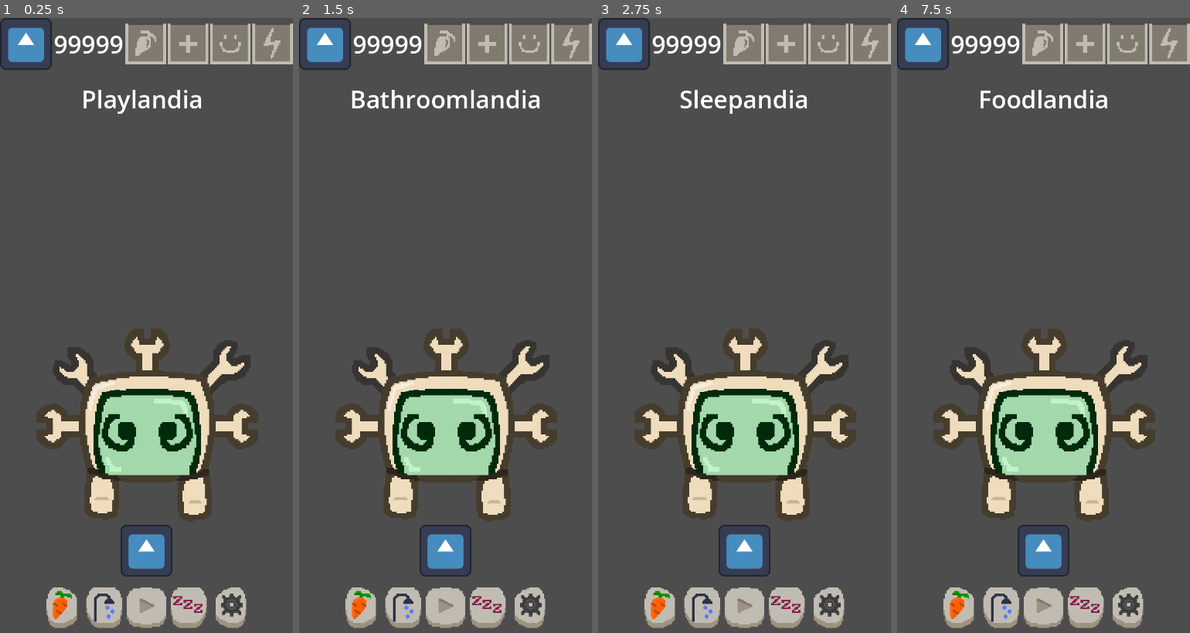
Above: before the commit, frames 1-4 (left to right).
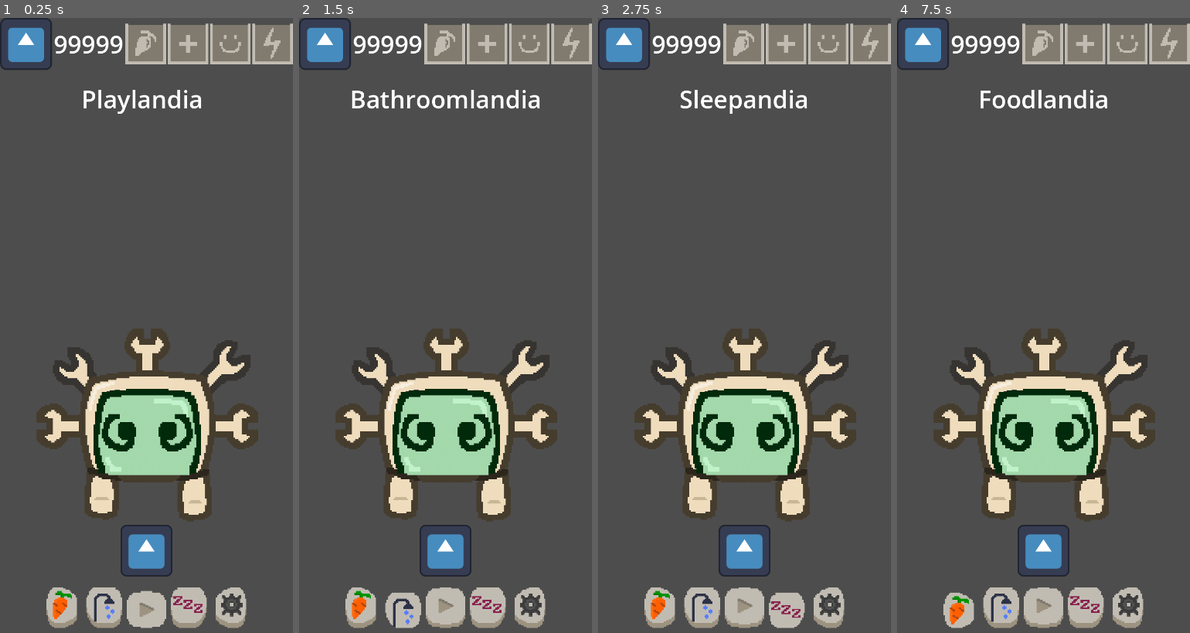
Above: after the commit, the same moments.

Repository: daniel-macias/mrduelm
Game: Godot game, scene res://Scenes/main.tscn
Same seed, same stepped clock (60 frames per second), same inputs: the game is played once before the commit and once after it. The engine's default icon, where the game draws it, is replaced by a stand-in: a white triangle on a blue panel in a dark square.
Inputs (mouse positions are in pixels of both pictures, inside the frame that each line leads up to):
- Up to frame 1 (0.25 s): no input
- Up to frame 2 (1.5 s): click (360, 608) at 0.5 s; click (404, 608) at 1.25 s
- Up to frame 3 (2.75 s): click (785, 608) at 2 s
- Up to frame 4 (7.5 s): click (1128, 608) at 2.75 s; click (1043, 608) at 3.5 s; click (1043, 608) at 4.27 s; click (1043, 553) at 5 s; click (923, 42) at 5.75 s; click (1043, 553) at 6.5 s; click (958, 608) at 7.25 s

The runs differ from the first frame. In frame 1, 0.3% of the frame differs, in the area x 43-57%, y 92-100%; in frame 2, 0.3%, in the area x 29-42%, y 92-100%; in frame 3, 0.3%; in frame 4, 0.3%.

Commit message:
added pressed buttons correctly when changing between rooms

Diff:
--- a/Scenes/main.tscn
+++ b/Scenes/main.tscn
@@ -261,6 +261,7 @@
 layout_mode = 2
 texture_normal = ExtResource("2_t4d30")
 texture_pressed = ExtResource("4_2i2le")
+texture_disabled = ExtResource("4_2i2le")
 stretch_mode = 5
 
 [node name="ShowerBtn" type="TextureButton" parent="CanvasLayer/HBoxContainer"]
@@ -268,6 +269,7 @@
 layout_mode = 2
 texture_normal = ExtResource("3_vlkju")
 texture_pressed = ExtResource("6_0v3sx")
+texture_disabled = ExtResource("6_0v3sx")
 stretch_mode = 5
 
 [node name="PlayBtn" type="TextureButton" parent="CanvasLayer/HBoxContainer"]
@@ -275,6 +277,7 @@
 layout_mode = 2
 texture_normal = ExtResource("4_iuqi7")
 texture_pressed = ExtResource("8_sxbtx")
+texture_disabled = ExtResource("8_sxbtx")
 stretch_mode = 5
 
 [node name="SleepBtn" type="TextureButton" parent="CanvasLayer/HBoxContainer"]
@@ -282,6 +285,7 @@
 layout_mode = 2
 texture_normal = ExtResource("5_kml8w")
 texture_pressed = ExtResource("10_wapte")
+texture_disabled = ExtResource("10_wapte")
 stretch_mode = 5
 
 [node name="GarageBtn" type="TextureButton" parent="CanvasLayer/HBoxContainer"]
@@ -289,6 +293,7 @@
 layout_mode = 2
 texture_normal = ExtResource("6_lu5kk")
 texture_pressed = ExtResource("12_mlgj4")
+texture_disabled = ExtResource("12_mlgj4")
 stretch_mode = 5
 
 [node name="TopBar" type="HBoxContainer" parent="CanvasLayer"]
--- a/Scripts/Main.gd
+++ b/Scripts/Main.gd
@@ -19,14 +19,39 @@
 	"garage": $CanvasLayer/GarageGUI
 }
 
+@onready var buttons = {
+	"food": food_btn,
+	"bathroom": shower_btn,
+	"play": play_btn,
+	"sleep": sleep_btn,
+	"garage": garage_btn
+}
+
+var active_button = null
+
 func _ready():
-	food_btn.connect("pressed", Callable(self, "_on_button_pressed").bind("food"))
-	shower_btn.connect("pressed", Callable(self, "_on_button_pressed").bind("bathroom"))
-	play_btn.connect("pressed", Callable(self, "_on_button_pressed").bind("play"))
-	sleep_btn.connect("pressed", Callable(self, "_on_button_pressed").bind("sleep"))
-	garage_btn.connect("pressed", Callable(self, "_on_button_pressed").bind("garage"))
+	for name in buttons:
+		buttons[name].connect("pressed", Callable(self, "_on_button_pressed").bind(name))
+
+	# Start with "play" as the default active button
+	_set_default_active("play")
+
+func _set_default_active(gui_name: String):
+	active_button = buttons[gui_name]
+	active_button.disabled = true
+	_on_button_pressed(gui_name)
 
 func _on_button_pressed(gui_name: String):
 	print("Pressed:", gui_name.capitalize(), "Button")
+
+	# Toggle GUI visibility
 	for name in guis:
 		guis[name].visible = (name == gui_name)
+
+	# Re-enable previously active button
+	if active_button and active_button != buttons[gui_name]:
+		active_button.disabled = false
+
+	# Disable the new active button
+	active_button = buttons[gui_name]
+	active_button.disabled = true
